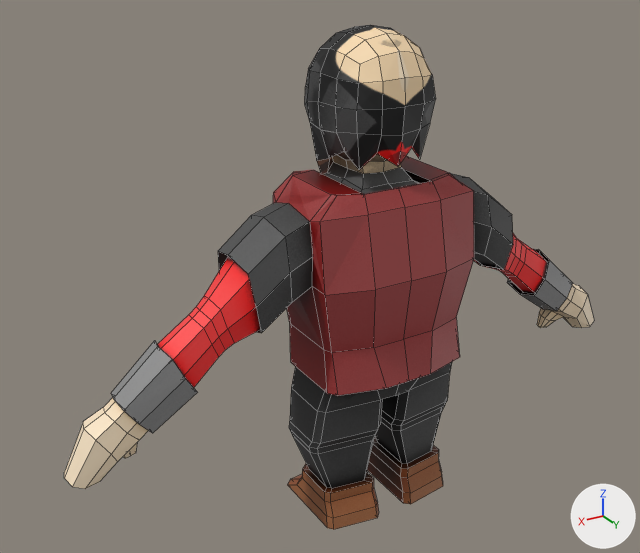
Before and after pictures for a commit that changed the Blender file _blend/Characters/Dwarves/Basic/dwarf_1.blend.
One viewpoint serves both versions: a camera (50 mm lens) standing at (12.14, 17.38, 15.75) and looking at (1.06, -1.08, 6.52). Every picture has the same lights, and +X, +Y and +Z are marked at lower right. Mesh edges are drawn as thin lines.

In view in the first picture: 'dwarf'.
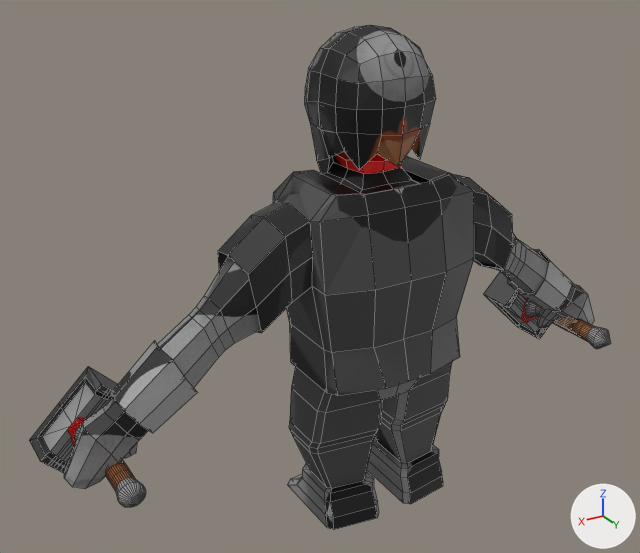
Boxes (x1, y1, x2, y2) around the edits, measured in the pictures (640 x 553 px):
'dwarf', reshaped, modifiers changed (10% wider)
    before: (64, 25, 594, 530)
    after: (29, 25, 611, 530)
part 1 of me_cube_001, added
    after: (367, 25, 611, 504)
part 2 of me_cube_001, built on
    before: (86, 302, 590, 488)
    after: (29, 366, 146, 508)
part 3 of me_cube_001, recoloured
    both: (64, 25, 412, 530)

The change, as a list of edits to the scene's bpy script:
```text
Add img_hammer_ao:
    img_hammer_ao = load_image('hammer_AO', 'hammer_AO.png', 1024, 1024, 'sRGB')
Add mat_hammer_ao:
    mat_hammer_ao = principled_material('hammer_AO')
    mat_hammer_ao.texture = img_hammer_ao
Change me_cube_001:
    used by ob_dwarf; location = (0.0, 0.0, 6.63)
    remove me_cube_001.from_pydata(...)  # 520 vertices, 467 faces, 2 loose edges; spans x 0.0..8.45, y -2.33..1.55, z -6.61..6.31
    add me_cube_001.from_pydata(...)  # 1922 vertices, 1895 faces, 4 loose edges; spans x -8.7..8.7, y -2.52..1.67, z -6.61..6.31
    me_cube_001 part 1: 926 vertices added at x -8.7..0.0, y -2.52..1.67, z -6.61..6.2
    me_cube_001 part 2: 1 vertex removed from x 7.33, y 0.3, z -2.86; 477 vertices added at x 6.0..8.7, y -2.52..1.67, z -4.46..-1.78
    me_cube_001 part 3: 463 faces spanning x 0.0..8.45, y -2.33..1.55, z -6.61..6.31 switch from mat_ambient (picture img_ambient) to mat_hammer_ao (picture img_hammer_ao)
Change ob_dwarf:
    remove _m = ob_dwarf.modifiers.new('Mirror', 'MIRROR')
    remove _m.use_clip = True
```
